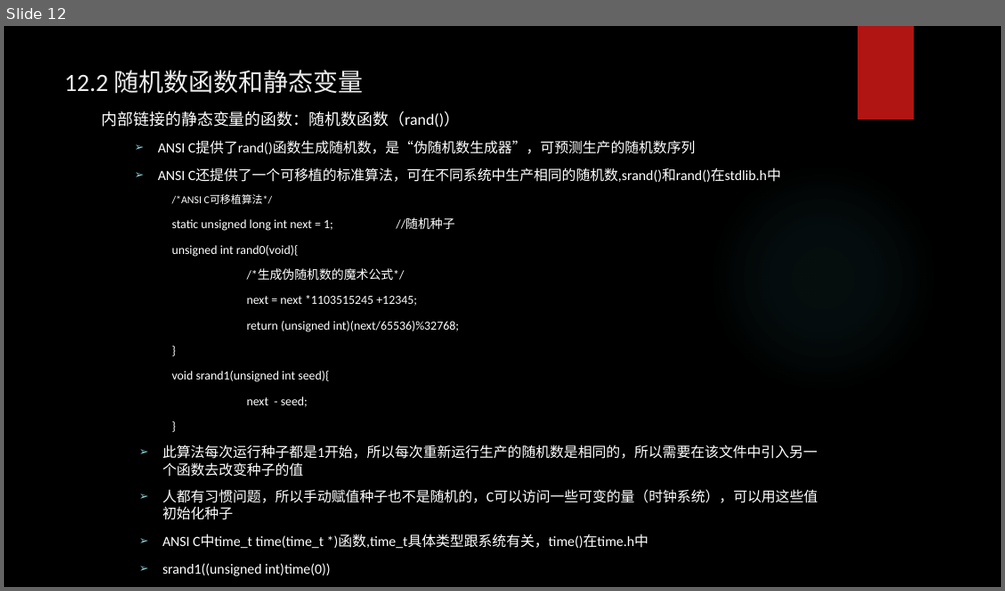
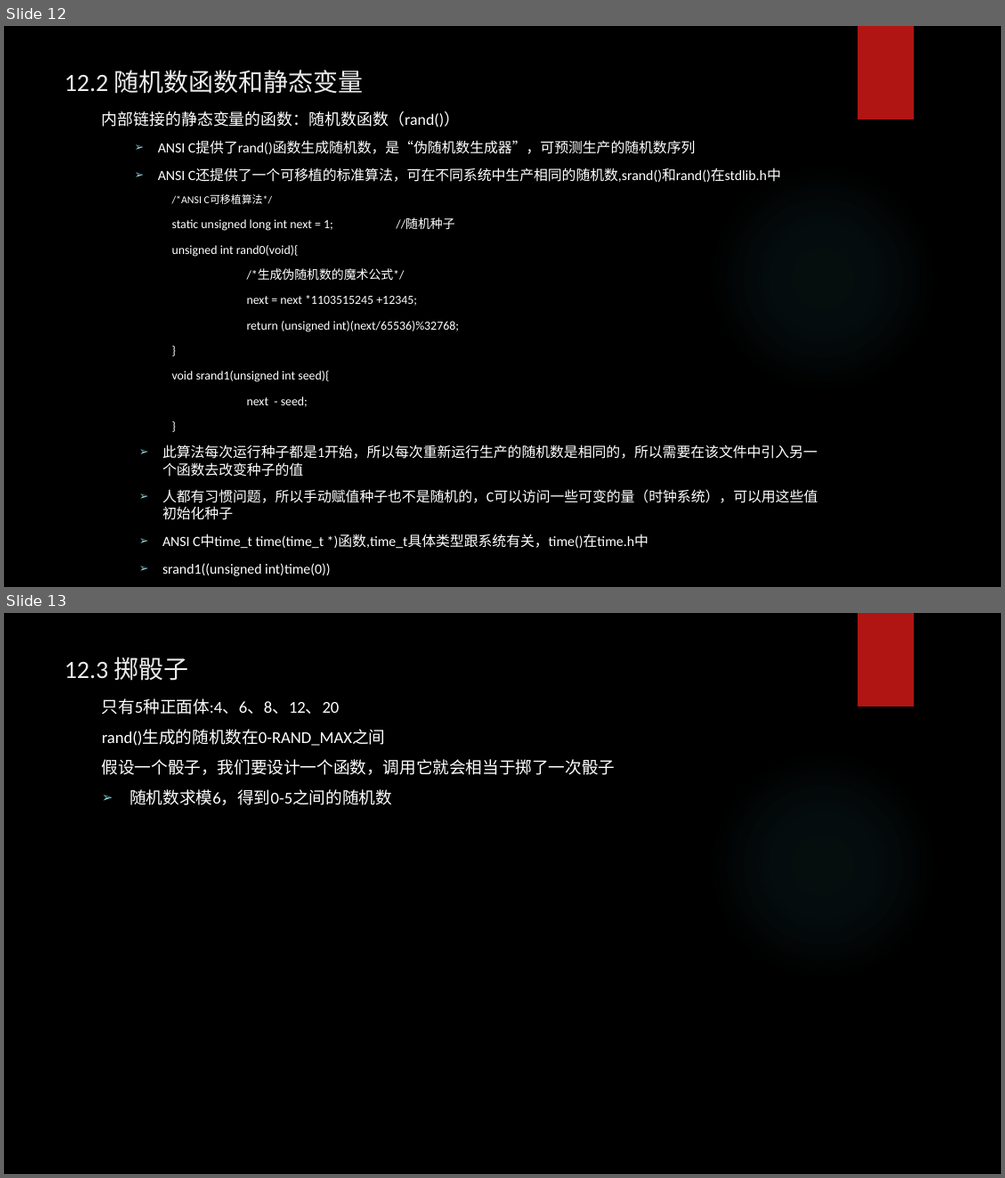
Before and after one commit to tsyin/c_ppt-code, a slide deck: 12存储类别、链接和内存管理.pptx. Shown one above the other, each under a label of ours: slide 12 before the commit, slides 12 and 13 after it. The pictures are 1005x591 and 1005x1178 pixels, drawn with LibreOffice and Linux fonts; fonts in the diff are those of the drawing; background and template pictures are left out. Boxes give left, top, right and bottom in pixels: in the first picture for what was removed or moved away, otherwise in the second. Text is boxed around its words. In the diff, an @@ line names an element or a change of style, - is before the commit and + after.

Commit message:
sss

```diff
--- a/12存储类别、链接和内存管理.pptx
+++ b/12存储类别、链接和内存管理.pptx
@@ slide 13 added at [4,613,1001,1174], background picture (left out); not listed: 2 template elements that a slide beside it also shows @@
@@ title added at [65,657,189,681], 24 pt, text #EBEBEB @@
+12.3 掷骰子
@@ text added at [102,698,615,805], 16 pt, text #FFFFFF @@
+只有5种正面体:4、6、8、12、20
+rand()生成的随机数在0-RAND_MAX之间
+假设一个骰子，我们要设计一个函数，调用它就会相当于掷了一次骰子
+➢ 随机数求模6，得到0-5之间的随机数
```
